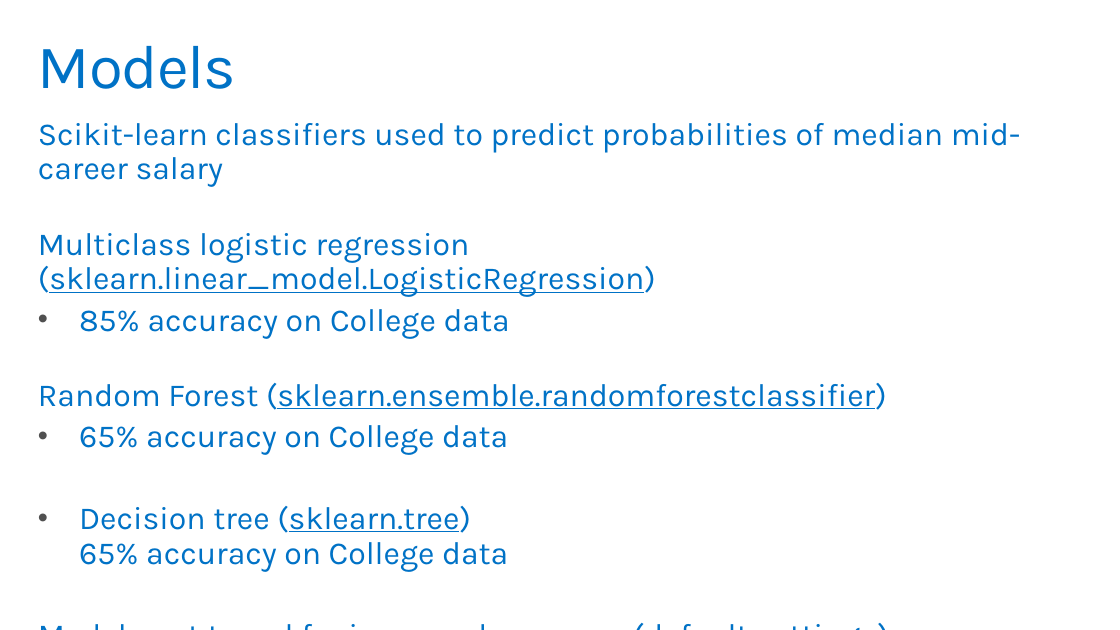
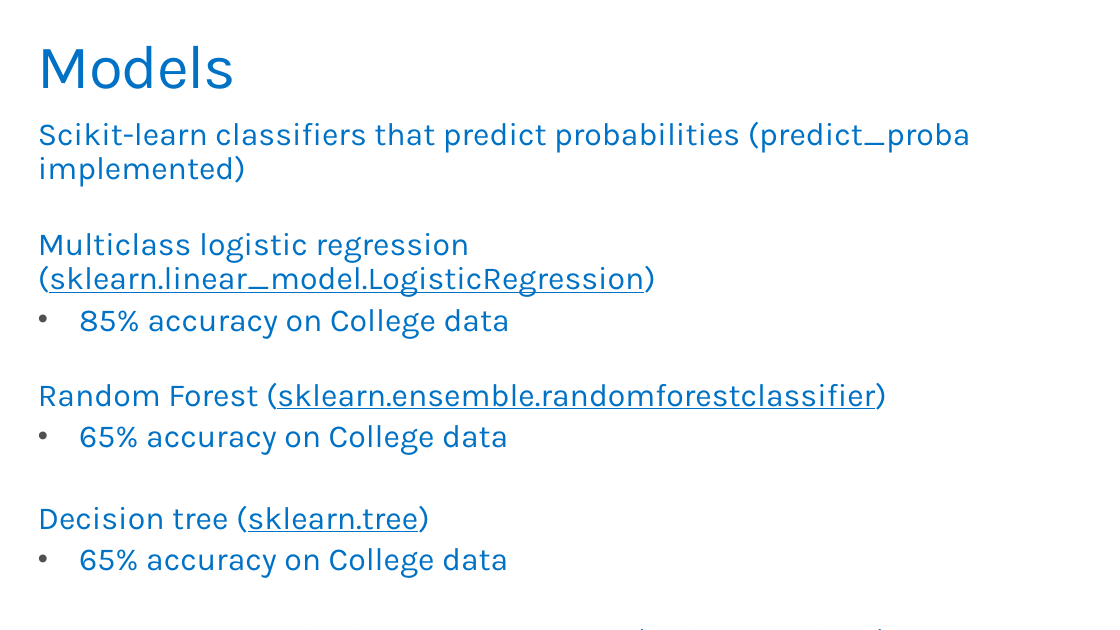
Before and after one commit to PKing70/LIMEaid, a slide deck: slide 7 of docs/LIMEaid_Final.pptx. Drawn at 1120x630 pixels with LibreOffice and Linux fonts; fonts in the diff are those of the drawing; background and template pictures are left out. Boxes give left, top, right and bottom in pixels: in the first picture for what was removed or moved away, otherwise in the second. Text is boxed around its words. In the diff, an @@ line names an element or a change of style, - is before the commit and + after.

Commit message:
Revisions to presentation
Typos, links to Education example, no decision tree, flow chart font size, latest repo and notebook screenshots

```diff
--- a/docs/LIMEaid_Final.pptx
+++ b/docs/LIMEaid_Final.pptx
@@ text at [38,122,970,187]: text changed @@
-Scikit-learn classifiers used to predict probabilities of median mid-career salary
+Scikit-learn classifiers that predict probabilities (predict_proba implemented)
@@ text at [38,506,508,578]: text changed @@
-• Decision tree (sklearn.tree)
-  65% accuracy on College data
+Decision tree (sklearn.tree)
+• 65% accuracy on College data
```
Also in this commit, not shown: 6 other slides changed, 1 other file.
